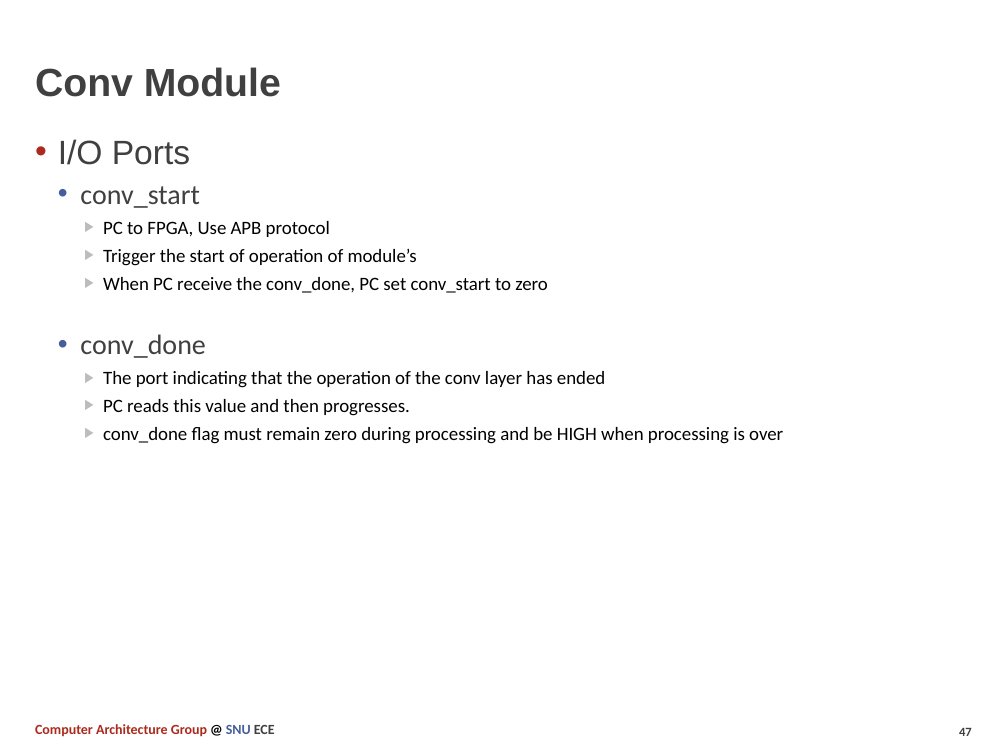
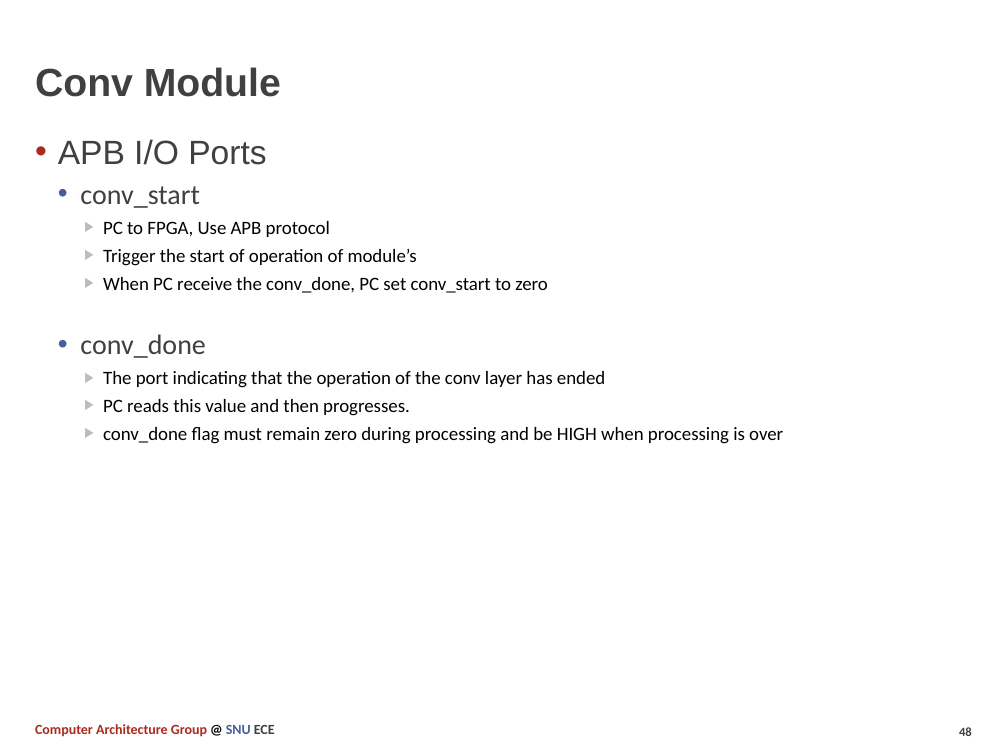
Before and after one commit to SNU-Comparch-Classes/ECE-315.A_2021_Fall_Final_Project, a slide deck: slide 48 of docs/Term_Project.pptx (slide 47 before the commit). Drawn at 1008x756 pixels with LibreOffice and Linux fonts; fonts in the diff are those of the drawing. Boxes give left, top, right and bottom in pixels: in the first picture for what was removed or moved away, otherwise in the second. Text is boxed around its words. In the diff, an @@ line names an element or a change of style, - is before the commit and + after.

```diff
--- a/docs/Term_Project.pptx
+++ b/docs/Term_Project.pptx
@@ text at [58, 139, 266, 165]: text changed @@
-• I/O Ports
+• APB I/O Ports
@@ page number at [959, 727, 972, 736]: text changed @@
-47
+48
```
Also in this commit, not shown: 3 other slides changed, 1 slide added.
